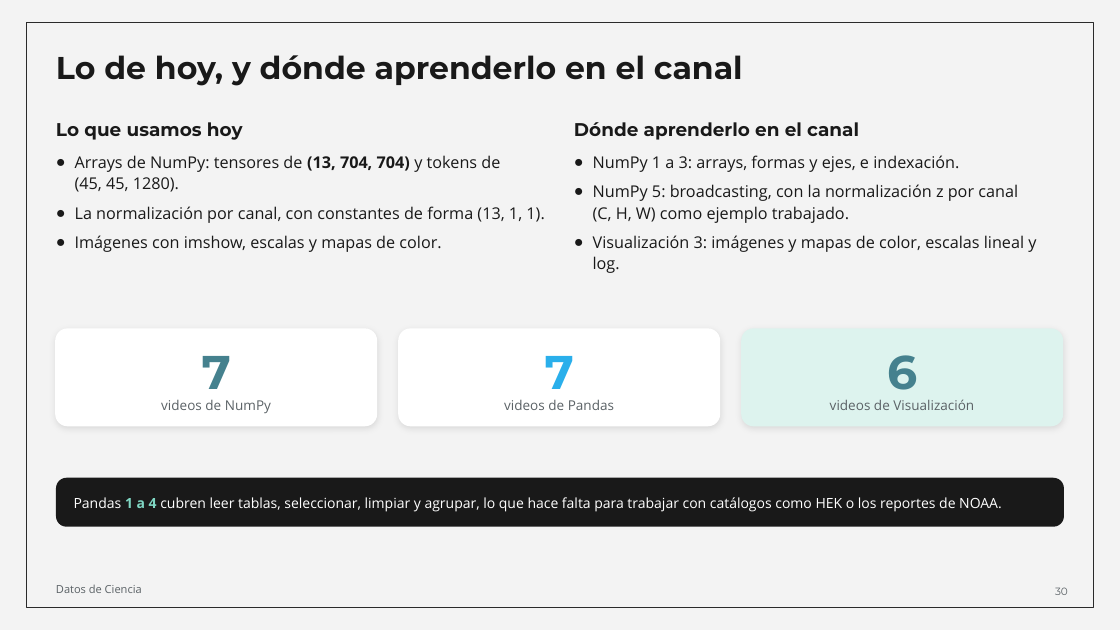
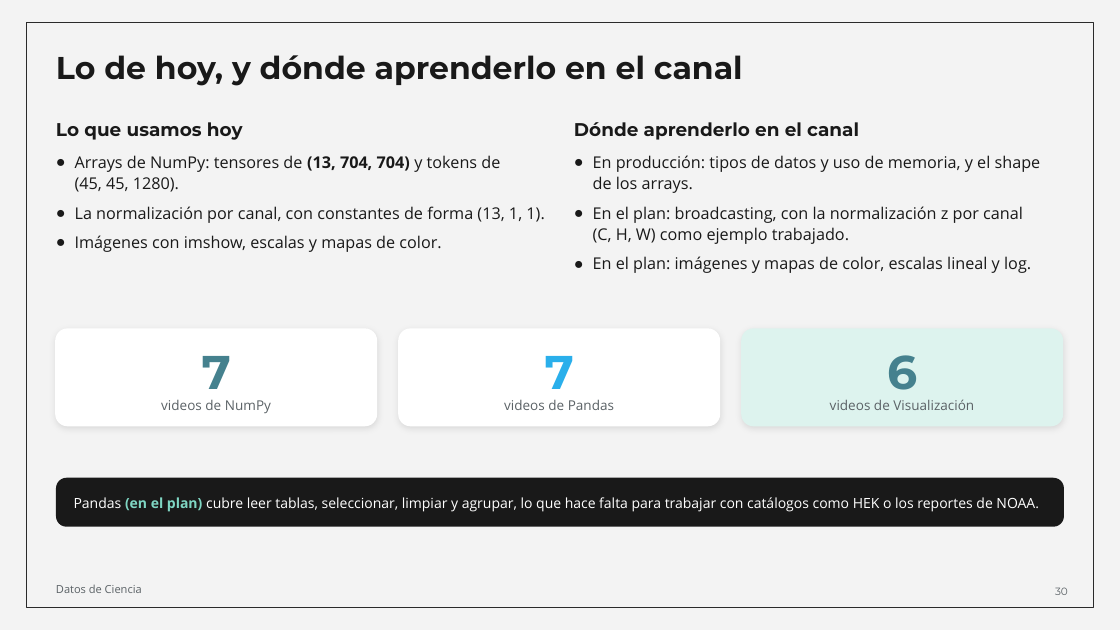
Before and after one commit to Group-of-Solar-Astrophysics/Escuela-Astrofisica-Solar-2026, a slide deck: slide 30 of 01_Material_por_expositor/Juan_Esteban_Agudelo_Ortiz/01_Presentacion/Copiloto_de_Fisica_Solar_Escuela_2026.odp. Drawn at 1120x630 pixels with LibreOffice and Linux fonts; fonts in the diff are those of the drawing. Boxes give left, top, right and bottom in pixels: in the first picture for what was removed or moved away, otherwise in the second. Text is boxed around its words. In the diff, an @@ line names an element or a change of style, - is before the commit and + after.

```diff
--- a/01_Material_por_expositor/Juan_Esteban_Agudelo_Ortiz/01_Presentacion/Copiloto_de_Fisica_Solar_Escuela_2026.odp
+++ b/01_Material_por_expositor/Juan_Esteban_Agudelo_Ortiz/01_Presentacion/Copiloto_de_Fisica_Solar_Escuela_2026.odp
@@ text at (x1=593, y1=155, x2=1041, y2=273): text changed @@
-● NumPy 1 a 3: arrays, formas y ejes, e indexación.
-● NumPy 5: broadcasting, con la normalización z por canal (C, H, W) como ejemplo trabajado.
-● Visualización 3: imágenes y mapas de color, escalas lineal y log.
+● En producción: tipos de datos y uso de memoria, y el shape de los arrays.
+● En el plan: broadcasting, con la normalización z por canal (C, H, W) como ejemplo trabajado.
+● En el plan: imágenes y mapas de color, escalas lineal y log.
@@ text at (x1=74, y1=497, x2=1039, y2=512): text changed @@
-Pandas 1 a 4 cubren leer tablas, seleccionar, limpiar y agrupar, lo que hace falta para trabajar con catálogos como HEK o los reportes de NOAA.
+Pandas (en el plan) cubre leer tablas, seleccionar, limpiar y agrupar, lo que hace falta para trabajar con catálogos como HEK o los reportes de NOAA.
```
Also in this commit, not shown: 2 other slides changed, 1 other file.
